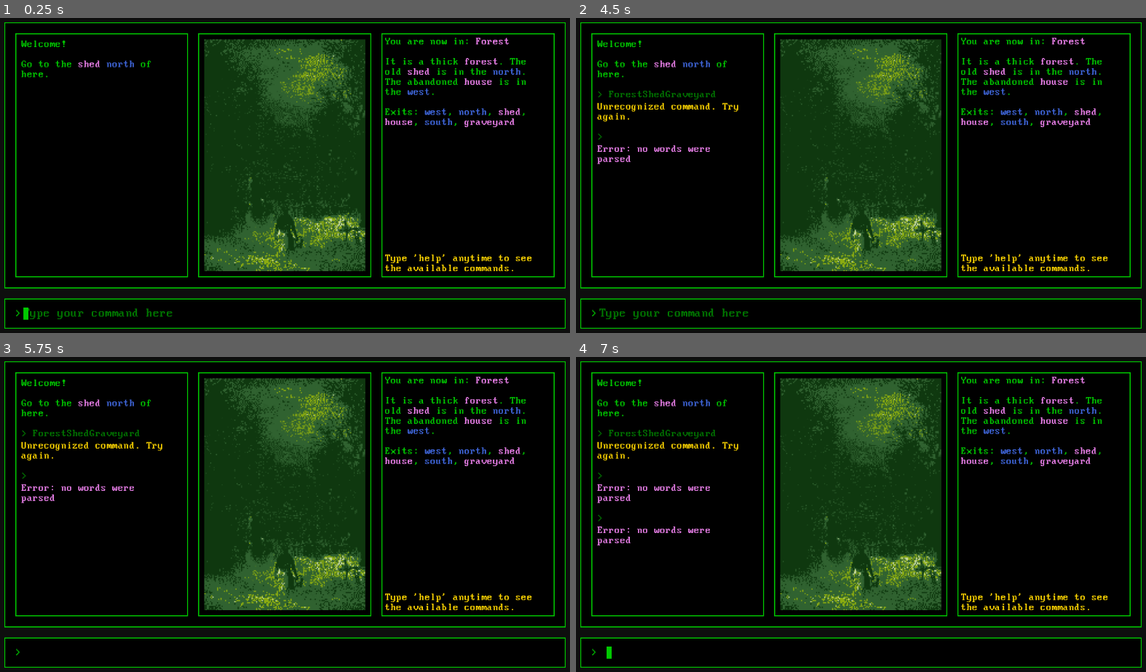
Above: before the commit, frames 1-4 (two rows, left to right).
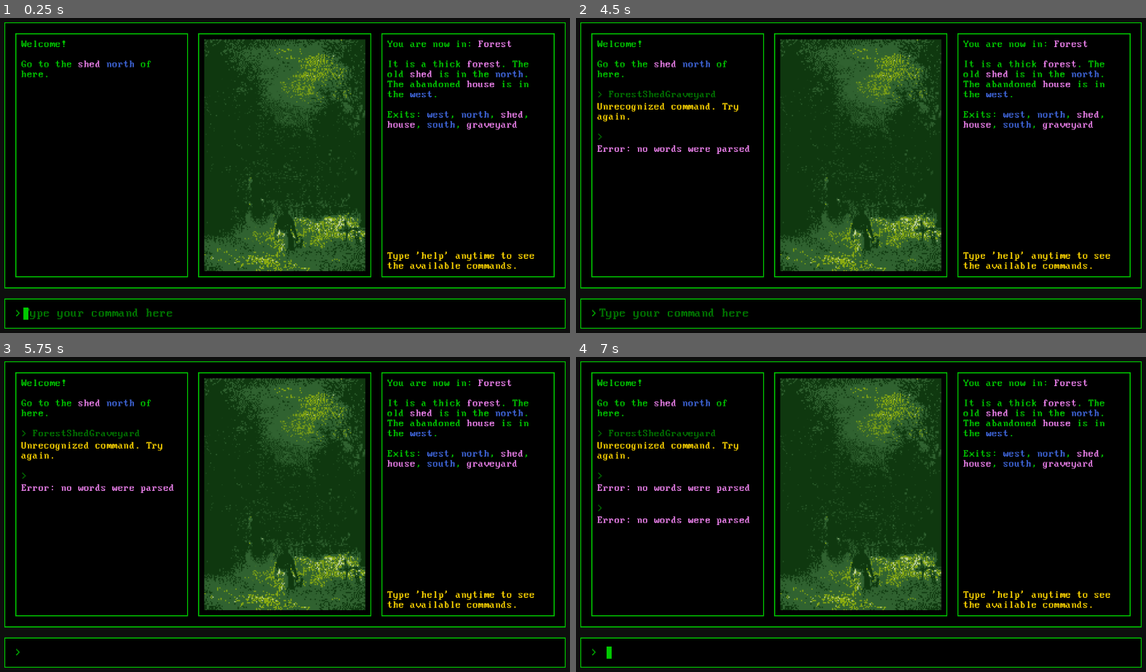
Above: after the commit, the same moments.

Repository: mcpeggin/chalice-dungeons
Game: Godot game, scene res://Game.tscn
Two runs of this game, one before a commit and one after it. Both use one fixed random seed, a clock stepped at 60 frames per second and the inputs below.
Inputs (mouse positions are in pixels of both pictures, inside the frame that each line leads up to):
- Up to frame 1 (0.25 s): no input
- Up to frame 2 (4.5 s): click (866, 314) at 0.52 s; type "Forest" at 0.6 s; type "Shed" at 1.25 s; type "Graveyard" at 2 s; tap Enter at 2.75, 4.25 s; tap Space at 3.5 s
- Up to frame 3 (5.75 s): tap Space at 5 s
- Up to frame 4 (7 s): tap Enter at 5.75 s; tap Space at 6.5 s

The runs differ from the first frame. In frame 1, 2.9% of the frame differs, in the area x 67-94%, y 6-81%; in frame 2, 3.1%; in frame 3, 3.1%; in frame 4, 3.6%, in the area x 3-94%, y 6-81%.

Commit message:
margin fix

Diff:
--- a/History.tscn
+++ b/History.tscn
@@ -26,4 +26,5 @@
 
 [node name="Logs" type="VBoxContainer" parent="MarginContainer/ScrollContainer"]
 layout_mode = 2
+size_flags_horizontal = 3
 theme_override_constants/separation = 20
--- a/Info.tscn
+++ b/Info.tscn
@@ -18,10 +18,10 @@
 
 [node name="MarginContainer" type="MarginContainer" parent="."]
 layout_mode = 2
-theme_override_constants/margin_left = 5
-theme_override_constants/margin_top = 5
-theme_override_constants/margin_right = 5
-theme_override_constants/margin_bottom = 5
+theme_override_constants/margin_left = 10
+theme_override_constants/margin_top = 10
+theme_override_constants/margin_right = 10
+theme_override_constants/margin_bottom = 10
 
 [node name="Rows" type="VBoxContainer" parent="MarginContainer"]
 layout_mode = 2
